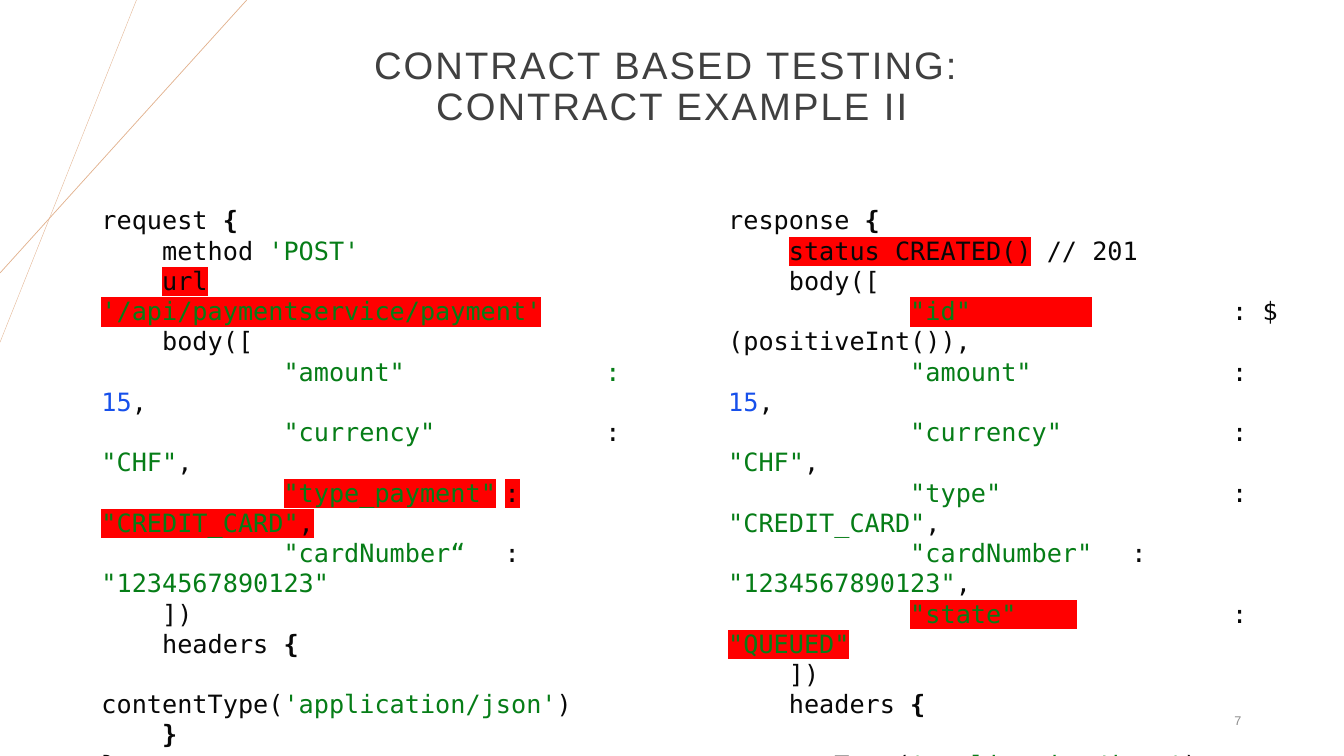
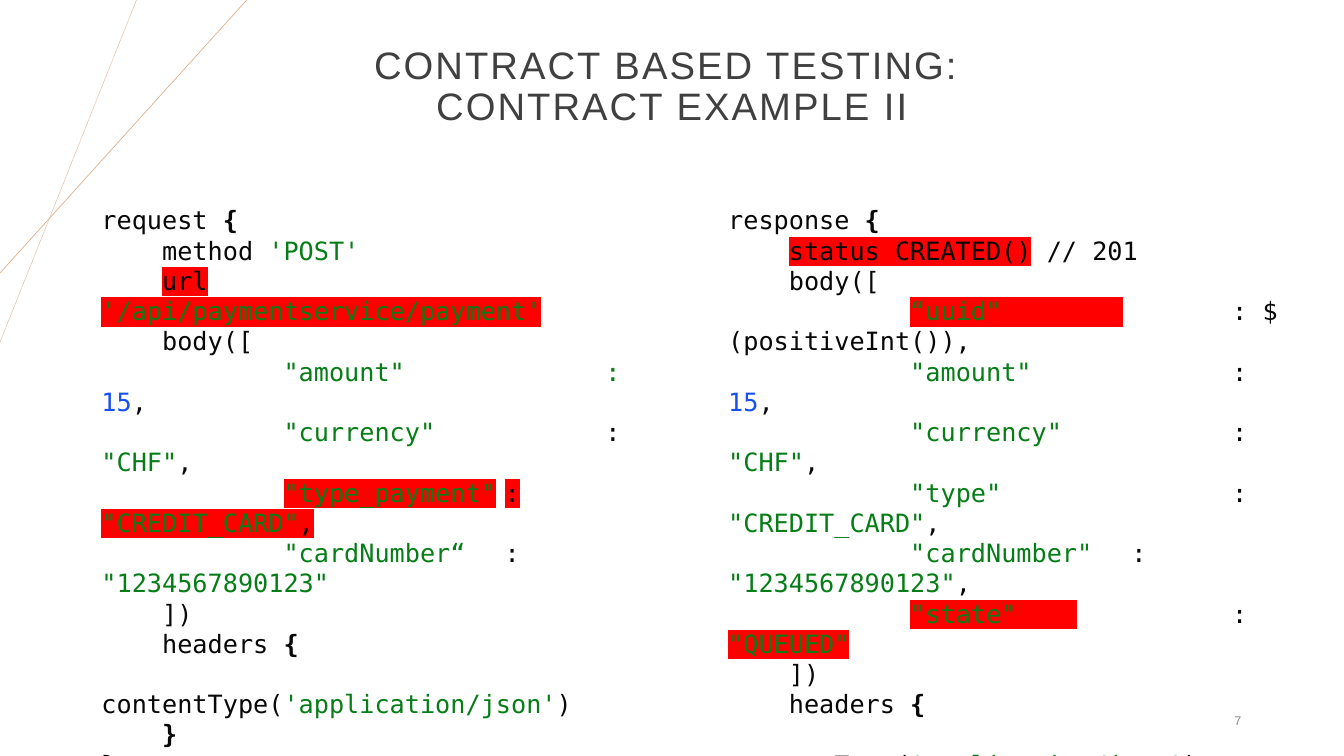
Before and after one commit to oscarmoraperez/aka-plattform, a slide deck: slide 7 of .doc/Contract based testing.pptx. Drawn at 1344x756 pixels with LibreOffice and Linux fonts; fonts in the diff are those of the drawing. Boxes give left, top, right and bottom in pixels: in the first picture for what was removed or moved away, otherwise in the second. Text is boxed around its words. In the diff, an @@ line names an element or a change of style, - is before the commit and + after.

```diff
--- a/.doc/Contract based testing.pptx
+++ b/.doc/Contract based testing.pptx
@@ text at [728,215,1138,714]: text changed @@
-response {
-status CREATED() // 201
-body([
-"id" : $(positiveInt()),
-"amount" : 15,
-"currency" : "CHF",
-"type" : "CREDIT_CARD",
-"cardNumber" : "1234567890123",
-"state" : "QUEUED"
-])
-headers {
-contentType('application/json')
-}
-}
+response {
+status CREATED() // 201
+body([
+“uuid" : $(positiveInt()),
+"amount" : 15,
+"currency" : "CHF",
+"type" : "CREDIT_CARD",
+"cardNumber" : "1234567890123",
+"state" : "QUEUED"
+])
+headers {
+contentType('application/json')
+}
+}
```
Also in this commit, not shown: 5 other slides changed, 1 slide removed.
